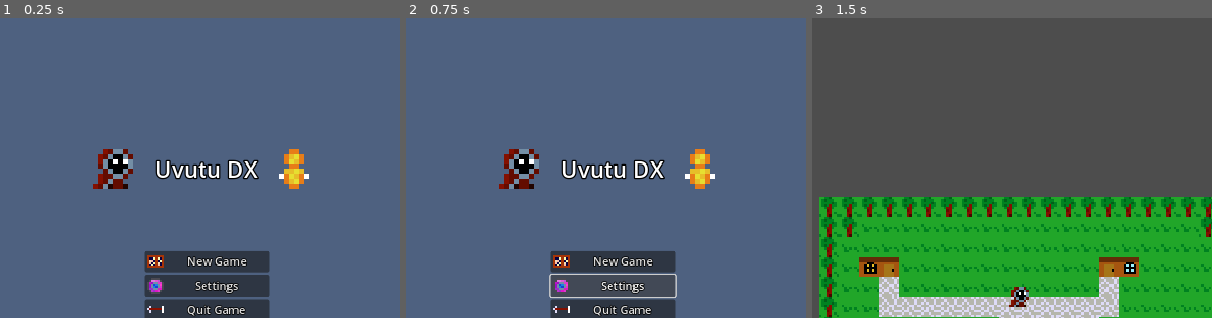
Above: before the commit, frames 1-3 (left to right).
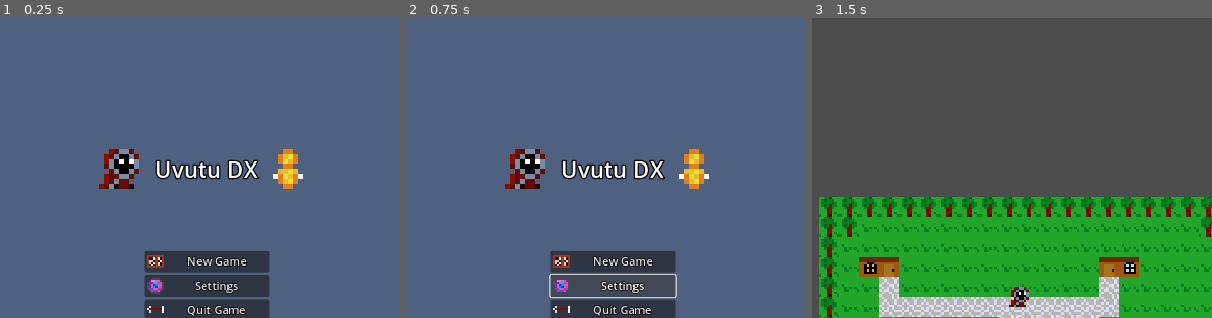
Above: after the commit, the same moments.

Repository: 123outerme/Shards-of-Grandeur
Game: Godot game, scene res://GameScenes/MainMenu.tscn
Two runs of this game, one before a commit and one after it. Both use one fixed random seed, a clock stepped at 60 frames per second and the inputs below.
Inputs:
- Up to frame 1 (0.25 s): no input
- Up to frame 2 (0.75 s): click "Settings" at 0.5 s
- Up to frame 3 (1.5 s): click "New Game" at 1.25 s
The pictures show only the part of the screen within x 24-74%, y 4-54%; the shares and areas given below are measured in that part.

The runs differ from the first frame. In frame 1, 1.8% of the frame differs, in the area x 23-78%, y 43-57%; in frame 2, 1.8%; in frame 3, nothing differs.

Commit message:
Started inventory panel; removed unnecessary node gets for singletons

Diff:
--- a/GameScenes/MainMenu.tscn
+++ b/GameScenes/MainMenu.tscn
@@ -40,15 +40,12 @@
 theme_type_variation = &"Standard"
 script = ExtResource("2_wmxf2")
 
-[node name="PanelContainer" type="PanelContainer" parent="."]
-layout_mode = 1
-anchors_preset = 15
-anchor_right = 1.0
-anchor_bottom = 1.0
-grow_horizontal = 2
-grow_vertical = 2
+[node name="Panel" type="Panel" parent="."]
+layout_mode = 0
+offset_right = 1280.0
+offset_bottom = 960.0
 
-[node name="VBoxContainer" type="VBoxContainer" parent="."]
+[node name="VBoxContainer" type="VBoxContainer" parent="Panel"]
 layout_mode = 1
 anchors_preset = 8
 anchor_left = 0.5
@@ -63,21 +60,21 @@
 grow_vertical = 2
 size_flags_vertical = 4
 
-[node name="NewGameButton" type="Button" parent="VBoxContainer"]
+[node name="NewGameButton" type="Button" parent="Panel/VBoxContainer"]
 layout_mode = 2
 keep_pressed_outside = true
 text = "New Game"
 icon = SubResource("AtlasTexture_g6d7l")
 expand_icon = true
 
-[node name="ResumeGameButton" type="Button" parent="VBoxContainer"]
+[node name="ResumeGameButton" type="Button" parent="Panel/VBoxContainer"]
 layout_mode = 2
 keep_pressed_outside = true
 text = "Resume Game"
 icon = SubResource("AtlasTexture_crfo8")
 expand_icon = true
 
-[node name="SettingsButton" type="Button" parent="VBoxContainer"]
+[node name="SettingsButton" type="Button" parent="Panel/VBoxContainer"]
 layout_mode = 2
 keep_pressed_outside = true
 text = "Settings
@@ -85,21 +82,21 @@
 icon = SubResource("AtlasTexture_1nyix")
 expand_icon = true
 
-[node name="QuitButton" type="Button" parent="VBoxContainer"]
+[node name="QuitButton" type="Button" parent="Panel/VBoxContainer"]
 layout_mode = 2
 keep_pressed_outside = true
 text = "Quit Game"
 icon = SubResource("AtlasTexture_pafe4")
 expand_icon = true
 
-[node name="TitleText" type="RichTextLabel" parent="."]
+[node name="TitleText" type="RichTextLabel" parent="Panel"]
 layout_mode = 1
-anchors_preset = -1
+anchors_preset = 5
 anchor_left = 0.5
 anchor_right = 0.5
-offset_left = -110.0
+offset_left = -100.0
 offset_top = 250.0
-offset_right = 110.0
+offset_right = 100.0
 offset_bottom = 300.0
 grow_horizontal = 2
 theme = ExtResource("2_irsbb")
@@ -109,17 +106,17 @@
 text = "[center]Uvutu DX[/center]"
 fit_content = true
 
-[node name="PlayerSprite" type="Sprite2D" parent="."]
-position = Vector2(490, 275)
+[node name="PlayerSprite" type="Sprite2D" parent="Panel"]
+position = Vector2(500, 275)
 scale = Vector2(8, 8)
 texture = SubResource("AtlasTexture_ovyey")
 
-[node name="GuardSprite" type="Sprite2D" parent="."]
-position = Vector2(780, 275)
+[node name="GuardSprite" type="Sprite2D" parent="Panel"]
+position = Vector2(770, 275)
 scale = Vector2(8, 8)
 texture = SubResource("AtlasTexture_mthhv")
 
-[connection signal="pressed" from="VBoxContainer/NewGameButton" to="." method="_on_new_game_button_pressed"]
-[connection signal="pressed" from="VBoxContainer/ResumeGameButton" to="." method="_on_resume_game_button_pressed"]
-[connection signal="pressed" from="VBoxContainer/SettingsButton" to="." method="_on_settings_button_pressed"]
-[connection signal="pressed" from="VBoxContainer/QuitButton" to="." method="_on_quit_button_pressed"]
+[connection signal="pressed" from="Panel/VBoxContainer/NewGameButton" to="." method="_on_new_game_button_pressed"]
+[connection signal="pressed" from="Panel/VBoxContainer/ResumeGameButton" to="." method="_on_resume_game_button_pressed"]
+[connection signal="pressed" from="Panel/VBoxContainer/SettingsButton" to="." method="_on_settings_button_pressed"]
+[connection signal="pressed" from="Panel/VBoxContainer/QuitButton" to="." method="_on_quit_button_pressed"]
--- a/GameScenes/Overworld.tscn
+++ b/GameScenes/Overworld.tscn
@@ -1,7 +1,8 @@
-[gd_scene load_steps=3 format=3 uid="uid://bouh62bdgnqo8"]
+[gd_scene load_steps=4 format=3 uid="uid://bouh62bdgnqo8"]
 
 [ext_resource type="PackedScene" uid="uid://bntkk3phm8mpu" path="res://Prefabs/Entities/Player.tscn" id="1_uhp2v"]
 [ext_resource type="PackedScene" uid="uid://b71vgd64ow4rm" path="res://Prefabs/Overworld/MapLoader.tscn" id="2_iixf4"]
+[ext_resource type="PackedScene" uid="uid://drjv6mqrkwq3n" path="res://Prefabs/UI/InventoryPanel.tscn" id="3_jdk53"]
 
 [node name="Overworld" type="Node2D"]
 
@@ -9,3 +10,8 @@
 disable_mode = 2
 
 [node name="MapLoader" parent="." instance=ExtResource("2_iixf4")]
+
+[node name="InventoryPanelNode" parent="." instance=ExtResource("3_jdk53")]
+visible = false
+position = Vector2(-160, -120)
+scale = Vector2(0.25, 0.25)
--- a/Prefabs/Overworld/MapLoader.gd
+++ b/Prefabs/Overworld/MapLoader.gd
@@ -1,9 +1,6 @@
 extends Node2D
 
 var mapInstance = null
-
-@onready var SaveHandler: SaveHandler = get_node("/root/SaveHandler")
-@onready var PlayerResources = get_node("/root/PlayerResources")
 
 # Called when the node enters the scene tree for the first time.
 func _ready():
--- /dev/null
+++ b/Prefabs/UI/InventoryPanel.tscn
@@ -0,0 +1,110 @@
+[gd_scene load_steps=5 format=3 uid="uid://drjv6mqrkwq3n"]
+
+[ext_resource type="Theme" uid="uid://crkw145md0nk" path="res://Themes/PopupUI.tres" id="1_l8qo6"]
+[ext_resource type="Script" path="res://Scripts/Menus/InventoryMenu.gd" id="1_tsw3s"]
+[ext_resource type="Theme" uid="uid://dspb6mujs3bb2" path="res://Themes/titleTextTheme.tres" id="2_2st5a"]
+[ext_resource type="Theme" uid="uid://cr8ed0igvvahw" path="res://Themes/ButtonRowTheme.tres" id="3_ud1n6"]
+
+[node name="InventoryPanelNode" type="Node2D"]
+script = ExtResource("1_tsw3s")
+
+[node name="InventoryPanel" type="Control" parent="."]
+layout_mode = 3
+anchors_preset = 0
+offset_right = 1280.0
+offset_bottom = 960.0
+theme = ExtResource("1_l8qo6")
+
+[node name="Panel" type="Panel" parent="InventoryPanel"]
+layout_mode = 0
+offset_right = 1280.0
+offset_bottom = 960.0
+
+[node name="InventoryTitle" type="RichTextLabel" parent="InventoryPanel/Panel"]
+layout_mode = 1
+anchors_preset = 5
+anchor_left = 0.5
+anchor_right = 0.5
+offset_left = -100.0
+offset_top = 20.0
+offset_right = 100.0
+offset_bottom = 70.0
+grow_horizontal = 2
+theme = ExtResource("2_2st5a")
+bbcode_enabled = true
+text = "[center]Inventory[/center]"
+fit_content = true
+
+[node name="HBoxContainer" type="HBoxContainer" parent="InventoryPanel/Panel"]
+layout_mode = 1
+anchors_preset = 5
+anchor_left = 0.5
+anchor_right = 0.5
+offset_left = -300.0
+offset_top = 80.0
+offset_right = 300.0
+offset_bottom = 120.0
+grow_horizontal = 2
+theme = ExtResource("3_ud1n6")
+alignment = 1
+
+[node name="HealingButton" type="Button" parent="InventoryPanel/Panel/HBoxContainer"]
+layout_mode = 2
+toggle_mode = true
+text = "Healing"
+
+[node name="ShardsButton" type="Button" parent="InventoryPanel/Panel/HBoxContainer"]
+layout_mode = 2
+toggle_mode = true
+text = "Shards"
+
+[node name="WeaponsButton" type="Button" parent="InventoryPanel/Panel/HBoxContainer"]
+layout_mode = 2
+toggle_mode = true
+text = "Weapons"
+
+[node name="ArmorButton" type="Button" parent="InventoryPanel/Panel/HBoxContainer"]
+layout_mode = 2
+toggle_mode = true
+text = "Armor"
+
+[node name="KeyItemsButton" type="Button" parent="InventoryPanel/Panel/HBoxContainer"]
+layout_mode = 2
+toggle_mode = true
+text = "Key Items"
+
+[node name="AllItemsButton" type="Button" parent="InventoryPanel/Panel/HBoxContainer"]
+layout_mode = 2
+toggle_mode = true
+text = "All Items"
+
+[node name="ScrollContainer" type="ScrollContainer" parent="InventoryPanel/Panel"]
+layout_mode = 1
+anchors_preset = 15
+anchor_right = 1.0
+anchor_bottom = 1.0
+offset_left = 80.0
+offset_top = 128.0
+offset_right = -80.0
+offset_bottom = -72.0
+grow_horizontal = 2
+grow_vertical = 2
+
+[node name="VBoxContainer" type="VBoxContainer" parent="InventoryPanel/Panel/ScrollContainer"]
+custom_minimum_size = Vector2(1120, 76)
+layout_mode = 2
+
+[node name="BackButton" type="Button" parent="InventoryPanel/Panel"]
+layout_mode = 1
+anchors_preset = 7
+anchor_left = 0.5
+anchor_top = 1.0
+anchor_right = 0.5
+anchor_bottom = 1.0
+offset_left = -25.0
+offset_top = -64.0
+offset_right = 25.0
+offset_bottom = -30.0
+grow_horizontal = 2
+grow_vertical = 0
+text = "Back"
--- /dev/null
+++ b/Scripts/Menus/InventoryMenu.gd
@@ -0,0 +1,27 @@
+extends Node2D
+class_name InventoryMenu
+
+@export var selectedFilter: String
+@export var lockFilters: bool
+
+@onready var vboxViewport = get_node("InventoryPanel/Panel/ScrollContainer/VBoxContainer")
+
+# Called when the node enters the scene tree for the first time.
+func _ready():
+	prepare_inventory_panel()
+	pass # Replace with function body.
+
+func prepare_inventory_panel():
+	pass
+
+func use_item(item):
+	pass
+
+func trash_item(item):
+	pass
+
+func view_item_details(item):
+	pass
+
+func filter_by():
+	prepare_inventory_panel()
--- a/Scripts/Menus/MainMenu.gd
+++ b/Scripts/Menus/MainMenu.gd
@@ -1,8 +1,6 @@
 extends Control
 
-@onready var SaveHandler: SaveHandler = get_node("/root/SaveHandler")
-@onready var SceneLoader: SceneLoader = get_node("/root/SceneLoader")
-@onready var resumeGameButton: Button = get_node("VBoxContainer/ResumeGameButton")
+@onready var resumeGameButton: Button = get_node("Panel/VBoxContainer/ResumeGameButton")
 
 # Called when the node enters the scene tree for the first time.
 func _ready():
--- a/Scripts/Player/PlayerController.gd
+++ b/Scripts/Player/PlayerController.gd
@@ -4,7 +4,6 @@
 const SPEED = 80
 @export var disableMovement: bool
 
-@onready var SaveHandler: SaveHandler = get_node("/root/SaveHandler")
 @onready var textBox: TextBox = get_node("TextBoxRoot")
 
 var talkNPC: NPCScript = null
--- a/Scripts/Player/PlayerResources.gd
+++ b/Scripts/Player/PlayerResources.gd
@@ -19,9 +19,10 @@
 		player.disableMovement = playerInfo.disableMovement
 
 func save_data(save_path):
-	playerInfo.position = player.position
-	playerInfo.disableMovement = player.disableMovement
-	playerInfo.save_data(save_path, playerInfo)
+	if player != null:
+		playerInfo.position = player.position
+		playerInfo.disableMovement = player.disableMovement
+		playerInfo.save_data(save_path, playerInfo)
 
 func new_game(save_path):
 	playerInfo = PlayerInfo.new()
--- a/Scripts/SceneLoader.gd
+++ b/Scripts/SceneLoader.gd
@@ -4,13 +4,18 @@
 
 # Called when the node enters the scene tree for the first time.
 func _ready():
-	previousScene = get_node("/root/MainMenu")
+	previousScene = get_node_or_null("/root/MainMenu")
 
 func load_overworld():
 	var overworldScene = load("res://GameScenes/Overworld.tscn")
 	var overworldInstance = overworldScene.instantiate()
 	add_sibling.call_deferred(overworldInstance)
 	previousScene.queue_free()
+	previousScene = overworldInstance
 
 func load_main_menu():
-	pass # TODO
+	var mainMenuScene = load("res://GameScenes/MainMenu.tscn")
+	var mainMenuInstance = mainMenuScene.instantiate()
+	add_sibling.call_deferred(mainMenuInstance)
+	previousScene.queue_free()
+	previousScene = mainMenuInstance
--- /dev/null
+++ b/Themes/ButtonRowTheme.tres
@@ -0,0 +1,7 @@
+[gd_resource type="Theme" load_steps=2 format=3 uid="uid://cr8ed0igvvahw"]
+
+[ext_resource type="StyleBox" uid="uid://c4jip6yvgiwix" path="res://Themes/SelectedToggleButton.tres" id="1_vpcla"]
+
+[resource]
+Button/styles/pressed = ExtResource("1_vpcla")
+HBoxContainer/constants/separation = 20
--- /dev/null
+++ b/Themes/PopupBGPanel.tres
@@ -0,0 +1,9 @@
+[gd_resource type="StyleBoxFlat" format=3 uid="uid://txx2yromx56"]
+
+[resource]
+bg_color = Color(0.305882, 0.380392, 0.501961, 0.705882)
+border_width_left = 16
+border_width_top = 16
+border_width_right = 16
+border_width_bottom = 16
+border_color = Color(0, 0, 0, 0.705882)
--- /dev/null
+++ b/Themes/PopupUI.tres
@@ -0,0 +1,8 @@
+[gd_resource type="Theme" load_steps=2 format=3 uid="uid://crkw145md0nk"]
+
+[ext_resource type="StyleBox" uid="uid://ca1vd7bc0xjqa" path="res://Themes/BGPanel.tres" id="1_le67n"]
+
+[resource]
+default_font_size = 18
+Panel/styles/panel = ExtResource("1_le67n")
+PanelContainer/styles/panel = ExtResource("1_le67n")
--- /dev/null
+++ b/Themes/SelectedToggleButton.tres
@@ -0,0 +1,4 @@
+[gd_resource type="StyleBoxFlat" format=3 uid="uid://c4jip6yvgiwix"]
+
+[resource]
+bg_color = Color(0, 0, 0, 1)
--- a/Themes/rootTheme.tres
+++ b/Themes/rootTheme.tres
@@ -6,6 +6,7 @@
 default_font_size = 18
 Button/colors/font_outline_color = Color(0, 0, 0, 1)
 Button/constants/outline_size = 5
+Panel/styles/panel = ExtResource("1_gpdvd")
 PanelContainer/styles/panel = ExtResource("1_gpdvd")
 RichTextLabel/colors/font_outline_color = Color(0, 0, 0, 1)
 RichTextLabel/constants/outline_size = 5
--- a/project.godot
+++ b/project.godot
@@ -13,6 +13,8 @@
 config/name="UvutuDX"
 run/main_scene="res://GameScenes/MainMenu.tscn"
 config/features=PackedStringArray("4.1", "Mobile")
+boot_splash/bg_color=Color(0.141176, 0.141176, 0.141176, 1)
+boot_splash/use_filter=false
 config/icon="res://icon.svg"
 
 [autoload]
